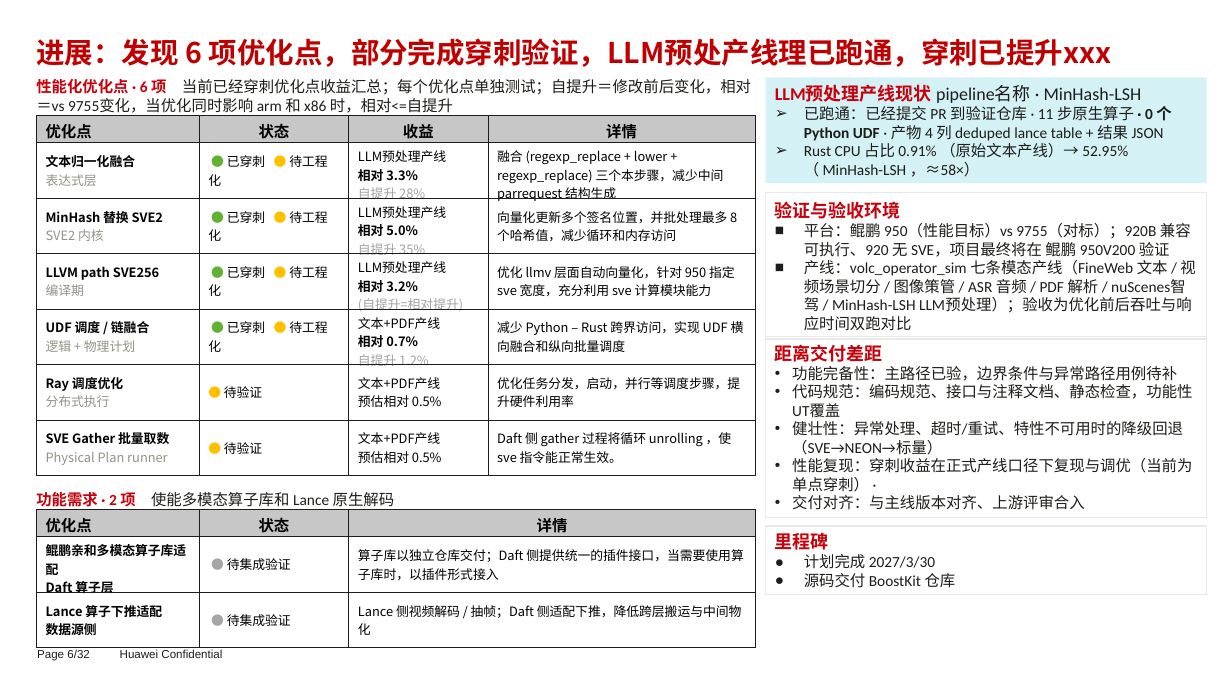
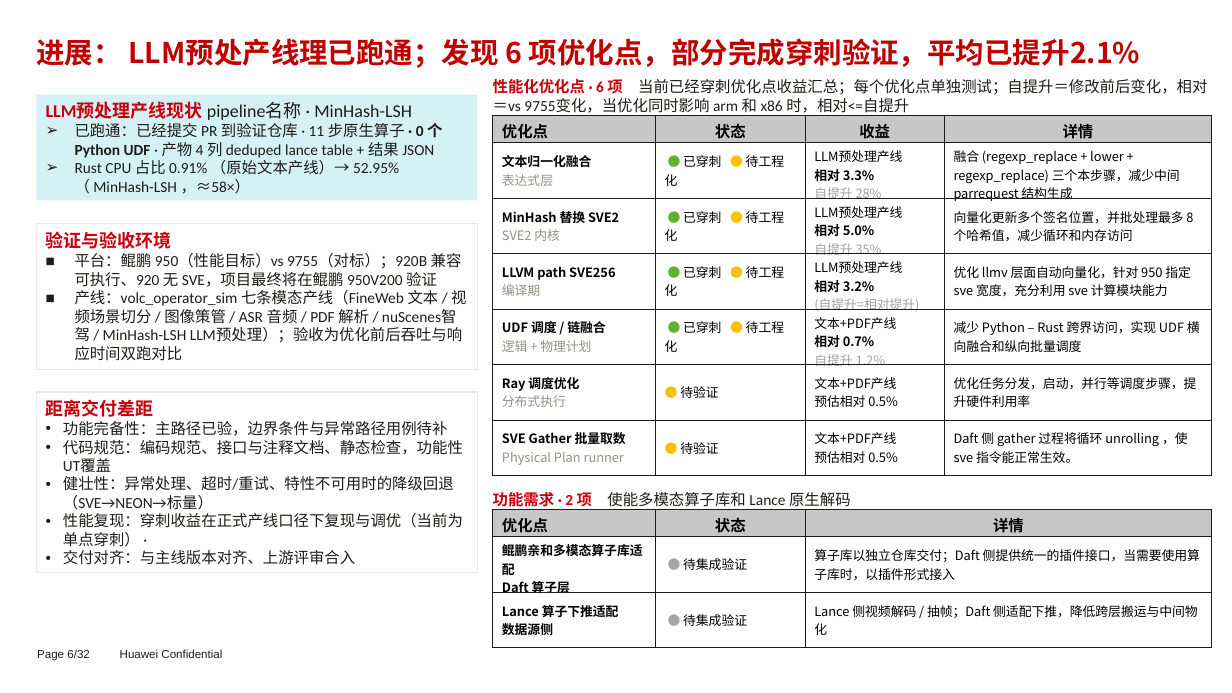
Before and after one commit to sui-zhiyuan/mindvault, a slide deck: slide 6 of slides/define1.pptx. Drawn at 1232x693 pixels with LibreOffice and Linux fonts; fonts in the diff are those of the drawing; background and template pictures are left out. Boxes give left, top, right and bottom in pixels: in the first picture for what was removed or moved away, otherwise in the second. Text is boxed around its words. In the diff, an @@ line names an element or a change of style, - is before the commit and + after.

Commit message:
final?

```diff
--- a/slides/define1.pptx
+++ b/slides/define1.pptx
@@ text at <box>36,38,1141,68</box>: text changed @@
-进展：发现 6 项优化点，部分完成穿刺验证，LLM预处产线理已跑通，穿刺已提升xxx
+进展： LLM预处产线理已跑通；发现 6 项优化点，部分完成穿刺验证，平均已提升2.1%
@@ rectangle "LLM预处理产线现状 pipeline名称 · MinHash-LSH": place and size @@
-rectangle "LLM预处理产线现状 pipeline名称 · MinHash-LSH" at <box>766,78,1207,183</box>
+rectangle "LLM预处理产线现状 pipeline名称 · MinHash-LSH" at <box>36,94,477,200</box>
@@ rectangle "验证与验收环境": place and size @@
-rectangle "验证与验收环境" at <box>766,193,1207,339</box>
+rectangle "验证与验收环境" at <box>36,224,477,370</box>
@@ text in rectangle at <box>75,253,462,287</box>: spaces changed @@
-■ 平台：鲲鹏 950（性能目标）vs 9755（对标）；920B 兼容可执行、920 无 SVE，项目最终将在 鲲鹏 950V200 验证
+■ 平台：鲲鹏 950（性能目标）vs 9755（对标）；920B 兼容可执行、920 无 SVE，项目最终将在鲲鹏 950V200 验证
@@ rectangle "距离交付差距": place and size @@
-rectangle "距离交付差距" at <box>766,337,1207,518</box>
+rectangle "距离交付差距" at <box>36,392,477,572</box>
@@ 2 texts, 2 tables: place and size @@
-2 texts, 2 tables at <box>36,79,755,648</box>
+2 texts, 2 tables at <box>493,77,1212,648</box>
@@ rectangle removed at <box>766,526,1207,594</box> @@
-里程碑
-● 计划完成 2027/3/30
-● 源码交付 BoostKit 仓库
```
Also in this commit, not shown: 1 other slide changed.
